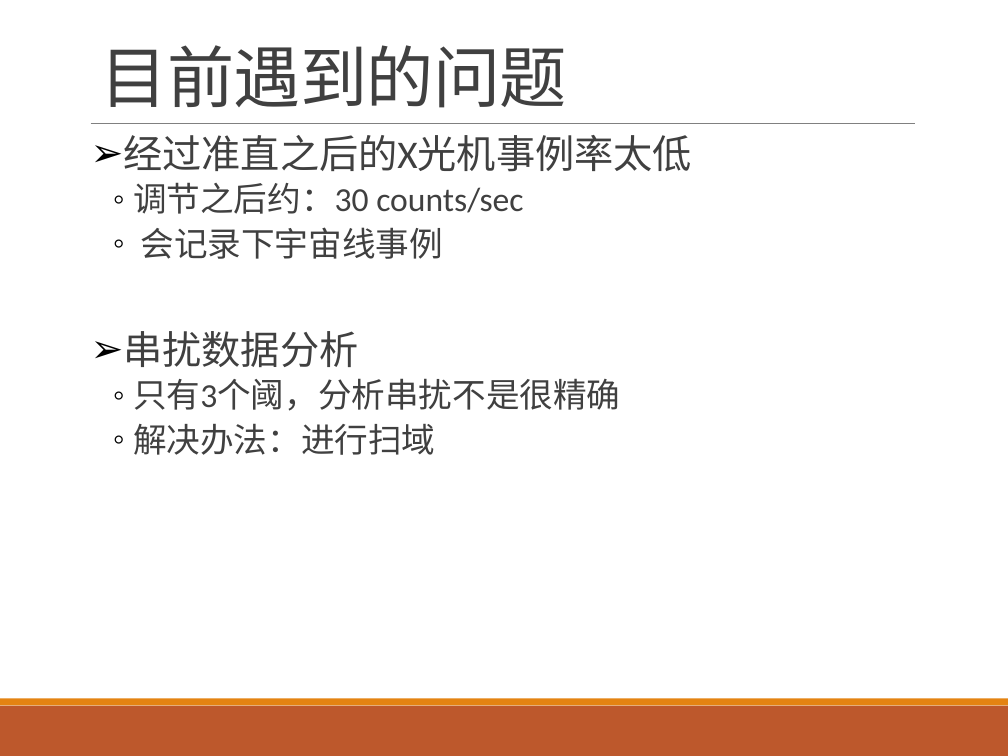
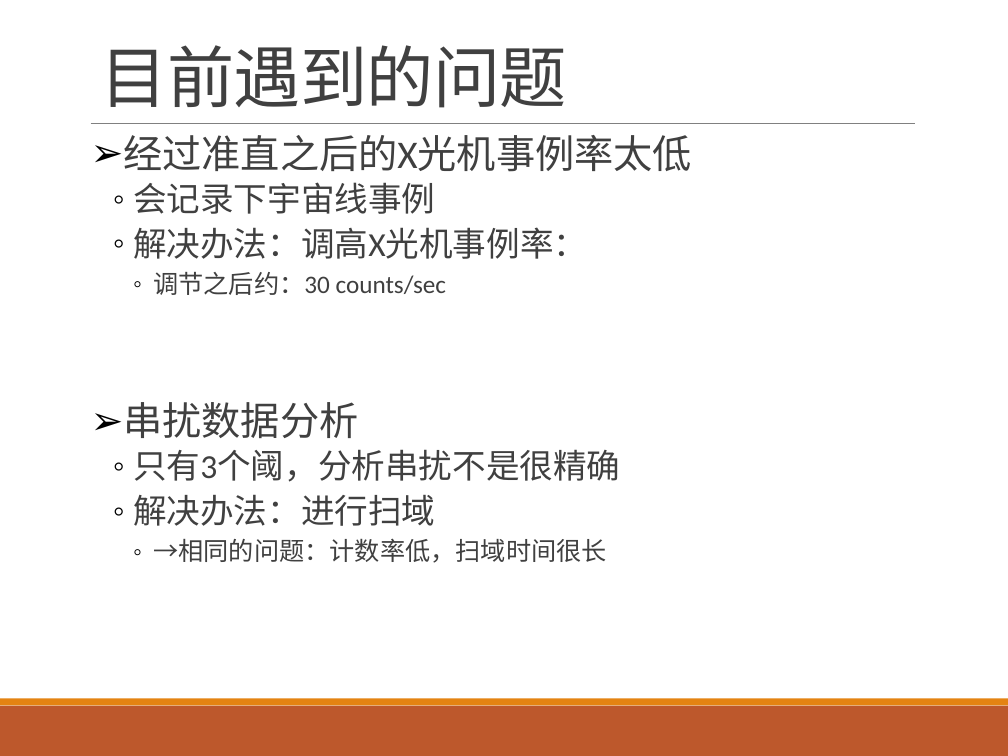
Before and after one commit to wyu0725/SDHCAL_DAQ, a slide deck: slide 11 of Slides/SDHCAL_20170425.pptx. Drawn at 1008x756 pixels with LibreOffice and Linux fonts; fonts in the diff are those of the drawing. Boxes give left, top, right and bottom in pixels: in the first picture for what was removed or moved away, otherwise in the second. Text is boxed around its words. In the diff, an @@ line names an element or a change of style, - is before the commit and + after.

```diff
--- a/Slides/SDHCAL_20170425.pptx
+++ b/Slides/SDHCAL_20170425.pptx
@@ text at (x1=133, y1=182, x2=587, y2=259): paragraphs added @@
+  ◦ 会记录下宇宙线事例
+  ◦ 解决办法：调高X光机事例率：
@@ text at (x1=141, y1=227, x2=443, y2=259): paragraph removed @@
-  ◦ 会记录下宇宙线事例
@@ text at (x1=153, y1=272, x2=446, y2=295): size 24 to 18 pt in "调节之后约：30 counts/sec"; list level 2 to 3 in "调节之后约：30 counts/sec" @@
@@ text at (x1=153, y1=538, x2=607, y2=563): paragraph added @@
+    ◦ →相同的问题：计数率低，扫域时间很长
```
Also in this commit, not shown: 2 other slides changed.
